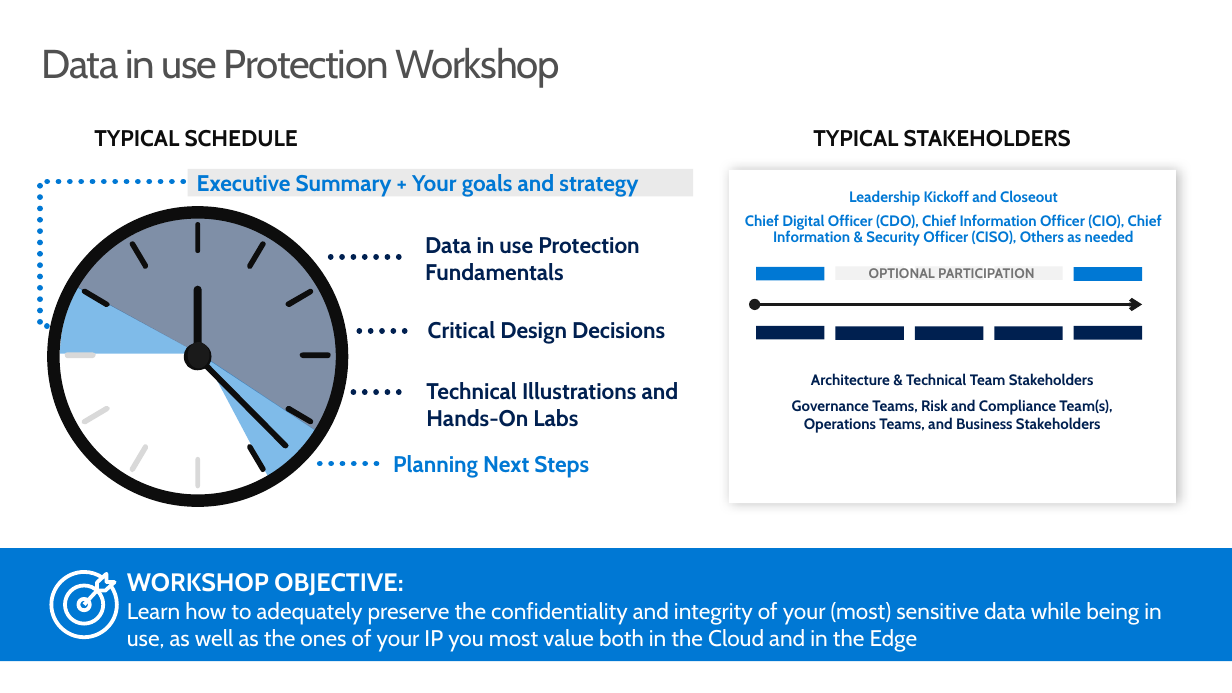
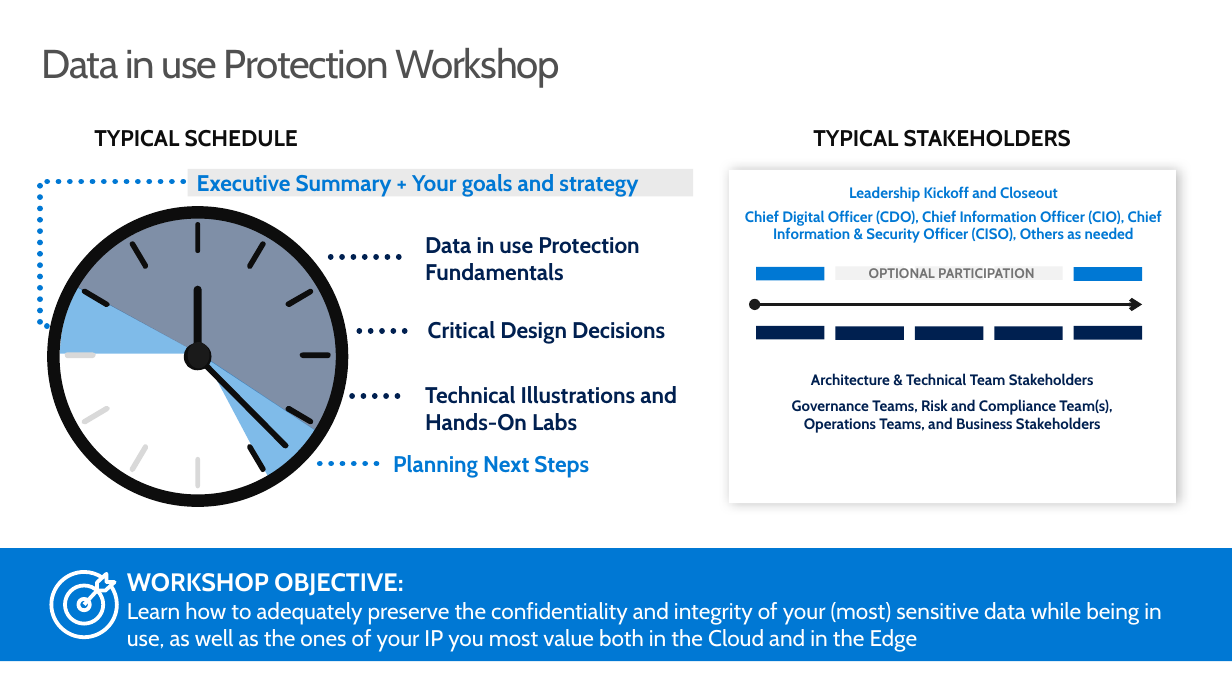
Before and after one commit to microsoft/data-in-use-protection-workshop, a slide deck: slide 2 of decks/Data in use Protection Compass - Introduction.pptx. Drawn at 1232x693 pixels with LibreOffice and Linux fonts; fonts in the diff are those of the drawing. Boxes give left, top, right and bottom in pixels: in the first picture for what was removed or moved away, otherwise in the second. Text is boxed around its words. In the diff, an @@ line names an element or a change of style, - is before the commit and + after.

```diff
--- a/decks/Data in use Protection Compass - Introduction.pptx
+++ b/decks/Data in use Protection Compass - Introduction.pptx
@@ text "Leadership Kickoff and Closeout": place and size @@
-text "Leadership Kickoff and Closeout" at bbox=[745, 190, 1162, 246]
+text "Leadership Kickoff and Closeout" at bbox=[745, 186, 1162, 242]
@@ text "Technical Illustrations and Hands-On Labs": place and size @@
-text "Technical Illustrations and Hands-On Labs" at bbox=[426, 382, 679, 427]
+text "Technical Illustrations and Hands-On Labs" at bbox=[425, 386, 677, 431]
@@ line moved from (353, 392) - (409, 392) to (352, 396) - (409, 396) @@
```
Also in this commit, not shown: 3 other slides changed, 25 other files.
